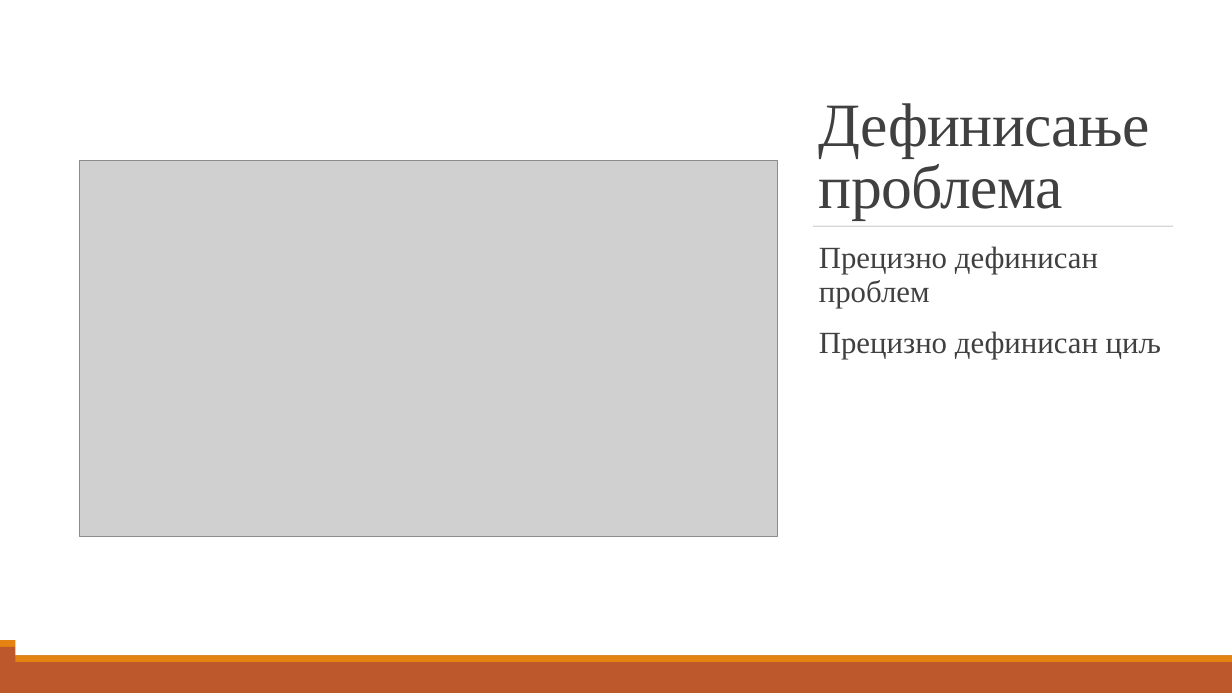
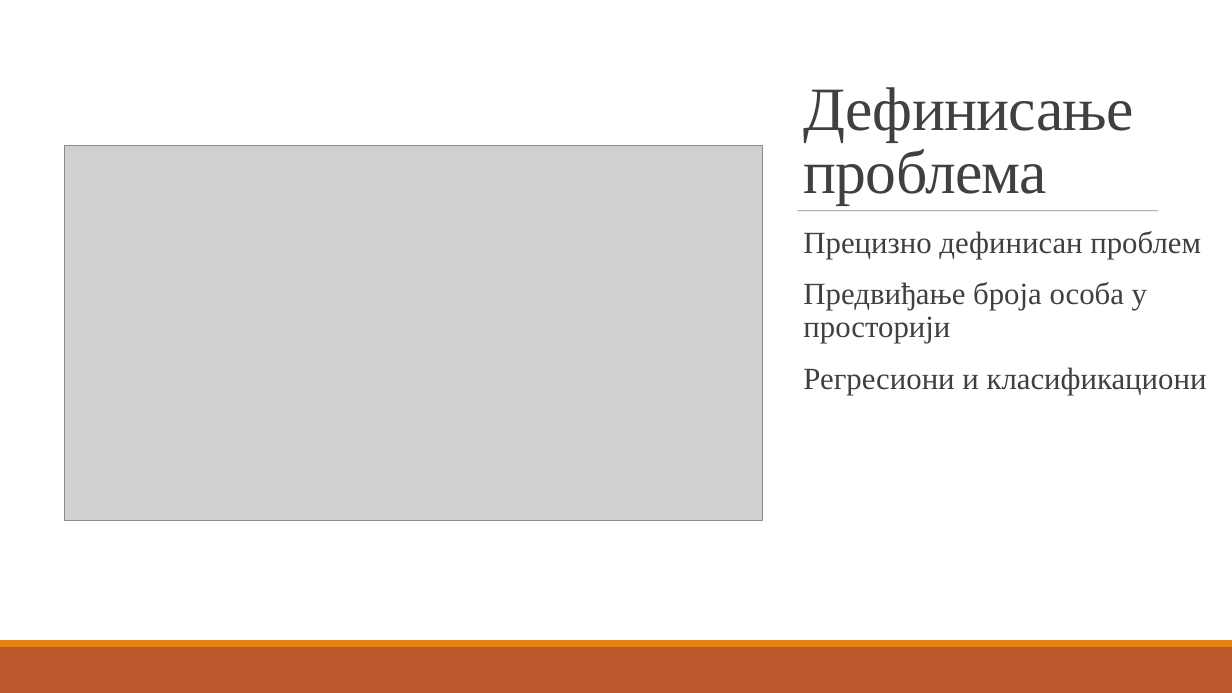
Before and after one commit to ChaosNik/Predicting-the-number-of-people-in-a-room, a slide deck: slide 6 of Presentation/Razvoj rješenja za predviđanje broja osoba u prostoriji.pptx. Drawn at 1232x693 pixels with LibreOffice and Linux fonts; fonts in the diff are those of the drawing; grey boxes stand for pictures. Boxes give left, top, right and bottom in pixels: in the first picture for what was removed or moved away, otherwise in the second. Text is boxed around its words. In the diff, an @@ line names an element or a change of style, - is before the commit and + after.

```diff
--- a/Presentation/Razvoj rješenja za predviđanje broja osoba u prostoriji.pptx
+++ b/Presentation/Razvoj rješenja za predviđanje broja osoba u prostoriji.pptx
@@ rectangle removed at [16, 16, 1232, 656] @@
@@ 1 picture, 1 title, 1 line: place and size @@
-1 picture, 1 title, 1 line at [79, 103, 1174, 536]
+1 picture, 1 title, 1 line at [64, 87, 1158, 521]
@@ text added at [803, 231, 1207, 395], 24 pt, text #404040 @@
+  Прецизно дефинисан проблем
+  Предвиђање броја особа у просторији
+  Регресиони и класификациони
@@ text removed at [819, 246, 1161, 359] @@
-  Прецизно дефинисан проблем
-  Прецизно дефинисан циљ
@@ rectangle removed at [16, 655, 1232, 662] @@
@@ rectangle removed at [16, 663, 1232, 693] @@
```
Also in this commit, not shown: 11 other slides changed, 1 other file.
